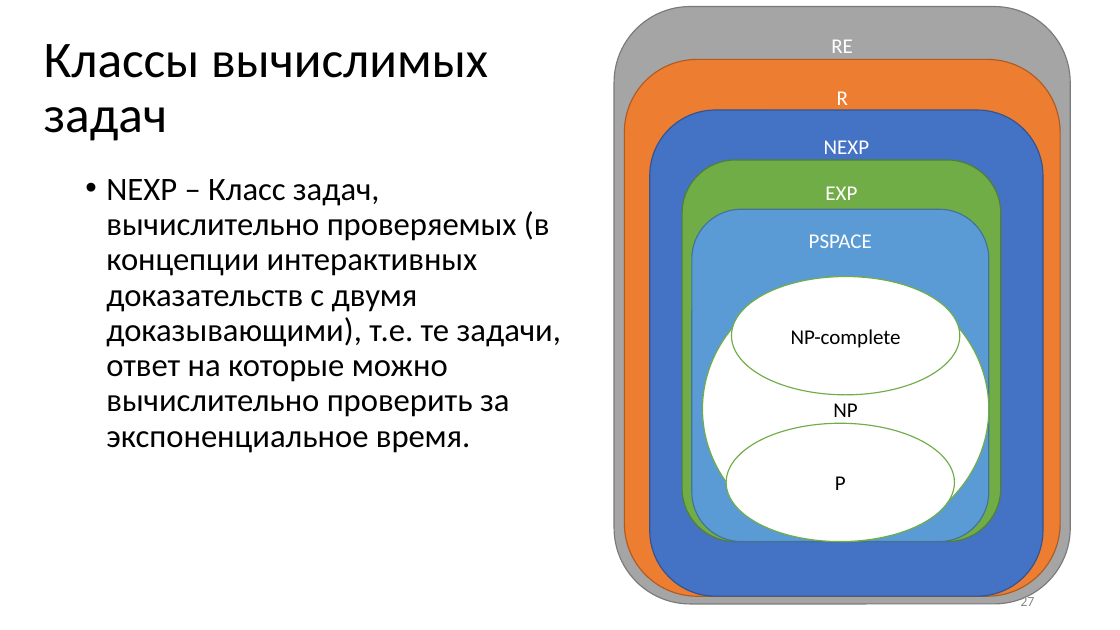
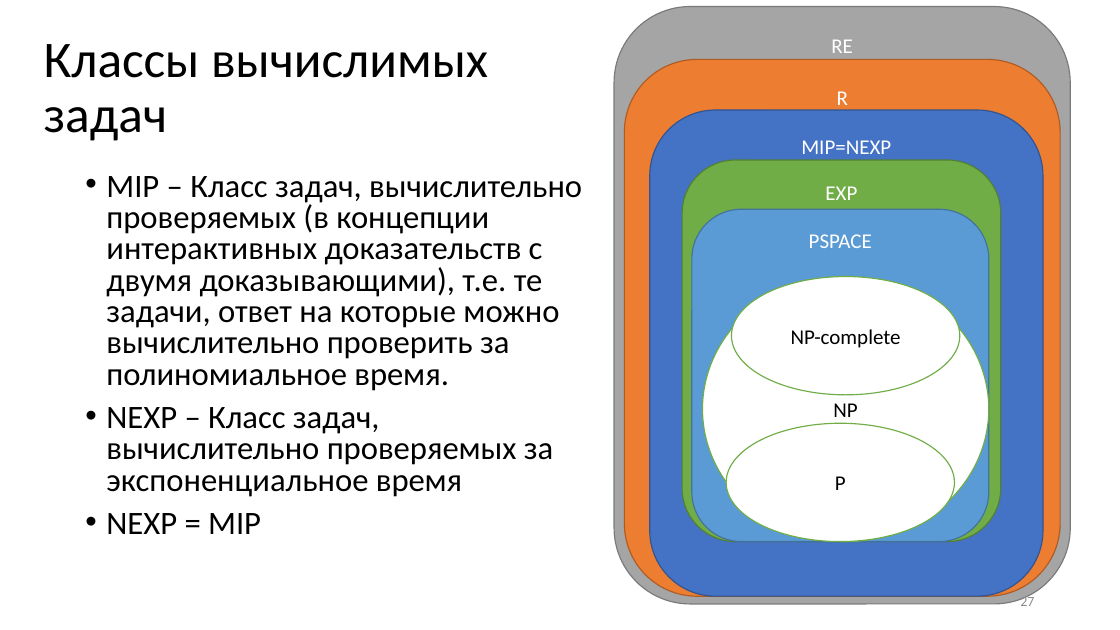
Before and after one commit to CryptoCourse/CryptoLectures, a slide deck: slide 27 of Lectures/Chto_vozmozhno_vychislit_v2.pptx. Drawn at 1120x630 pixels with LibreOffice and Linux fonts; fonts in the diff are those of the drawing. Boxes give left, top, right and bottom in pixels: in the first picture for what was removed or moved away, otherwise in the second. Text is boxed around its words. In the diff, an @@ line names an element or a change of style, - is before the commit and + after.

Commit message:
fixing mip nexp defs

```diff
--- a/Lectures/Chto_vozmozhno_vychislit_v2.pptx
+++ b/Lectures/Chto_vozmozhno_vychislit_v2.pptx
@@ text in rounded rectangle at (x1=801, y1=140, x2=891, y2=160): text changed @@
-NEXP
+MIP=NEXP
@@ text at (x1=106, y1=176, x2=582, y2=534): text changed @@
-• NEXP – Класс задач, вычислительно проверяемых (в концепции интерактивных доказательств с двумя доказывающими), т.е. те задачи, ответ на которые можно вычислительно проверить за экспоненциальное время.
+• MIP – Класс задач, вычислительно проверяемых (в концепции интерактивных доказательств с двумя доказывающими), т.е. те задачи, ответ на которые можно вычислительно проверить за полиномиальное время.
+• NEXP – Класс задач, вычислительно проверяемых за экспоненциальное время
+• NEXP = MIP
```
